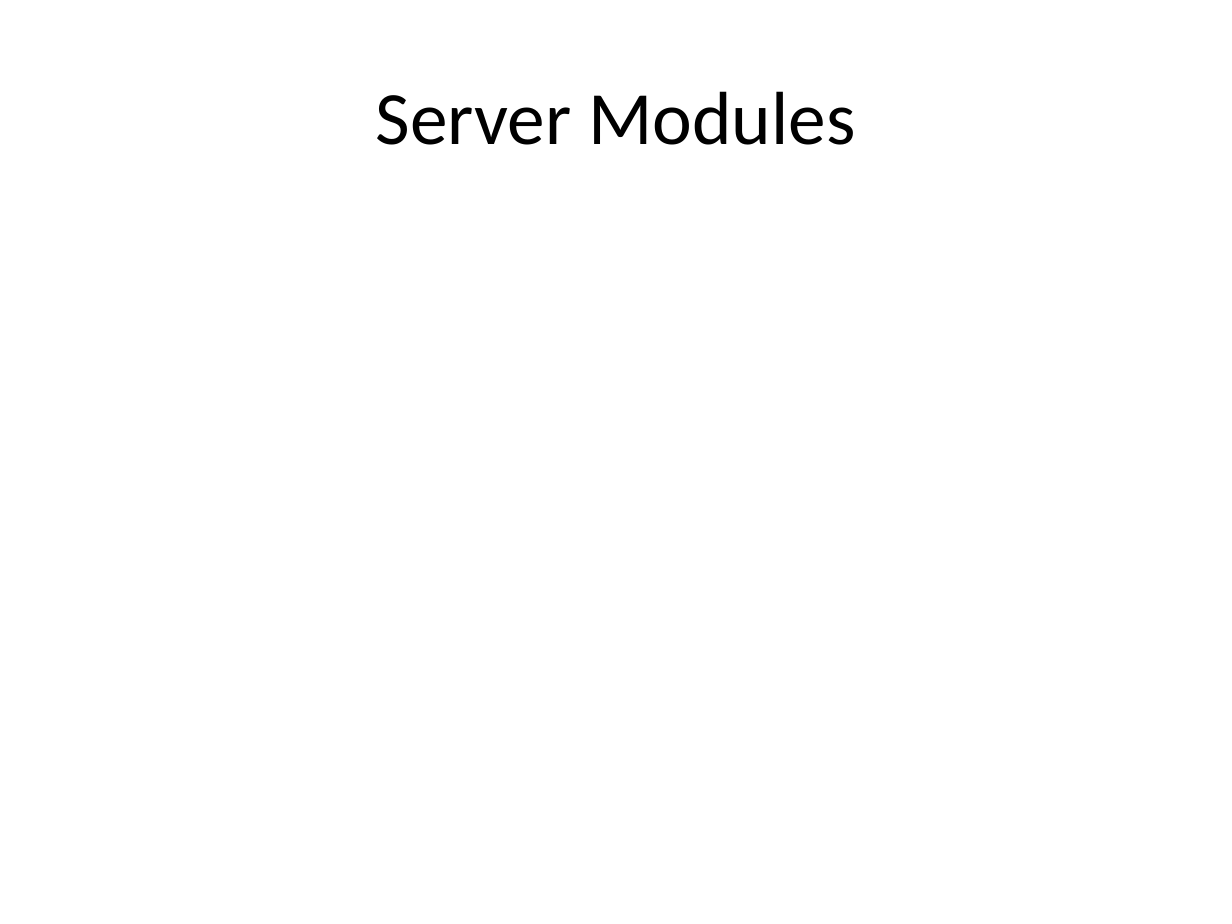
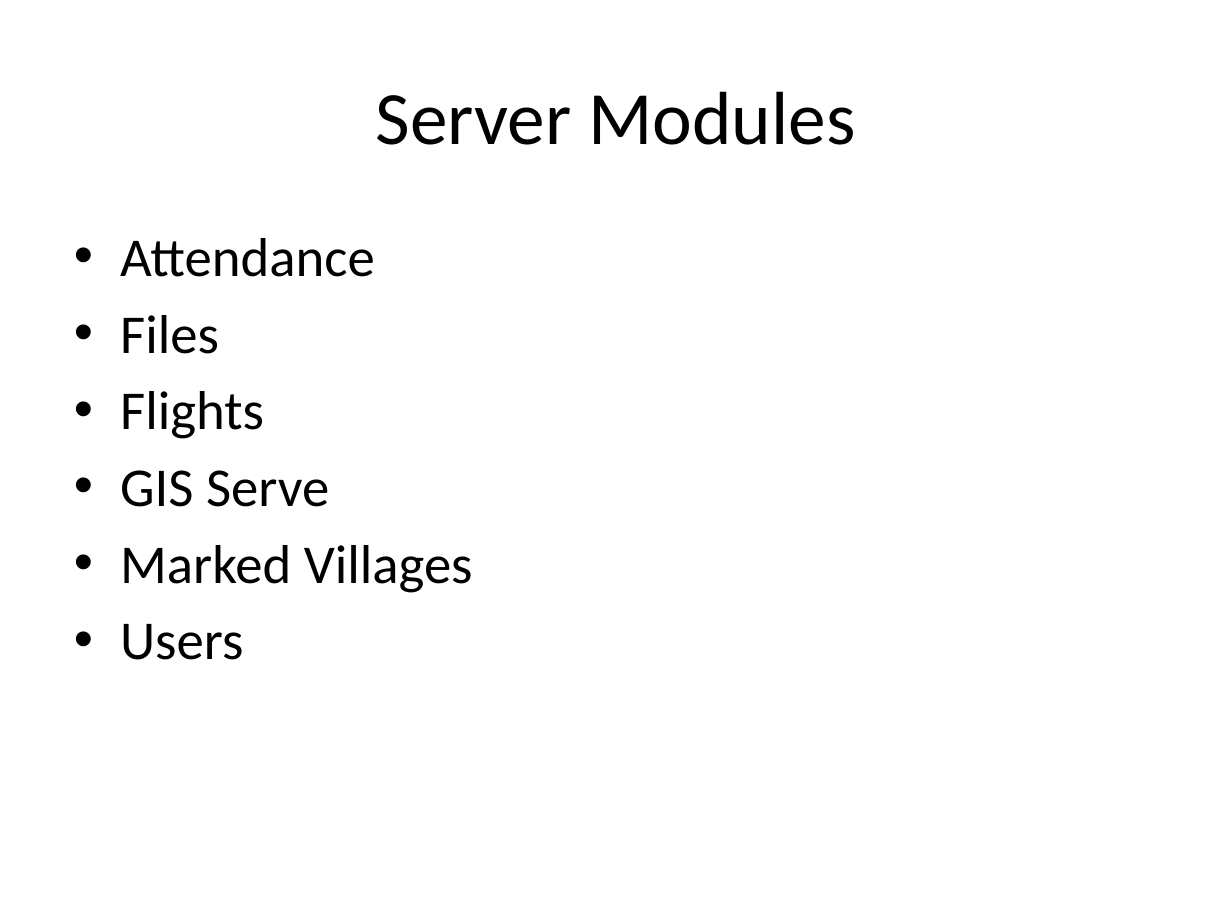
Before and after one commit to ruphil/Karnataka-GDC-Dedicated, a slide deck: slide 2 of Outline.pptx. Drawn at 1232x924 pixels with LibreOffice and Linux fonts; fonts in the diff are those of the drawing. Boxes give left, top, right and bottom in pixels: in the first picture for what was removed or moved away, otherwise in the second. Text is boxed around its words. In the diff, an @@ line names an element or a change of style, - is before the commit and + after.

```diff
--- a/Outline.pptx
+++ b/Outline.pptx
@@ text added at (x1=120, y1=238, x2=473, y2=660), 32 pt, text #000000 @@
+• Attendance
+• Files
+• Flights
+• GIS Serve
+• Marked Villages
+• Users
```
